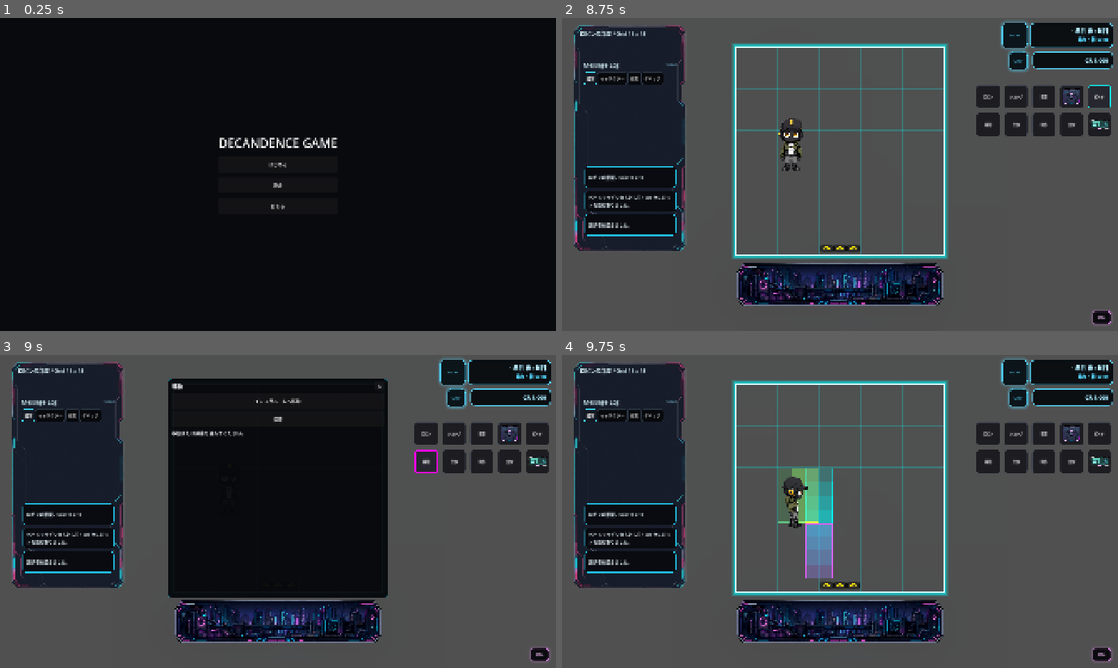
Above: before the commit, frames 1-4 (two rows, left to right).
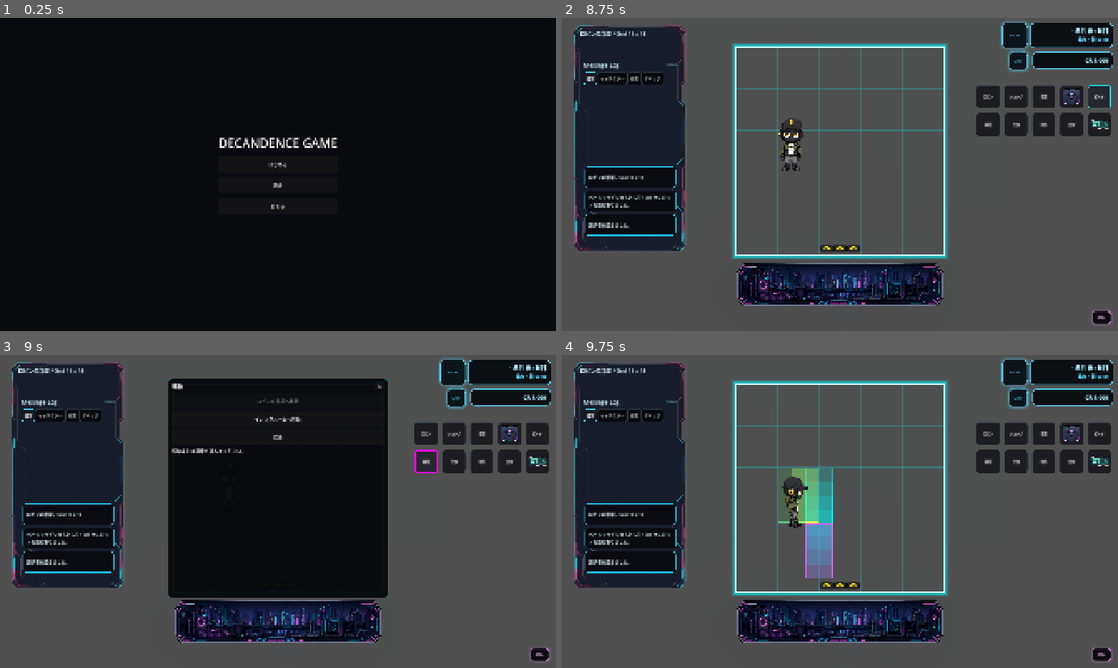
Above: after the commit, the same moments.

Repository: grimoire1089-coder/optimistic
Game: Godot game, scene res://Scenes/Boot/TitleScene.tscn
The game is run twice, just before and just after one commit, with the same random seed, the same clock (stepped at 60 frames per second) and the same inputs. Sound files missing from this copy of the repository are replaced by a short silence.
Inputs (mouse positions are in pixels of both pictures, inside the frame that each line leads up to):
- Up to frame 1 (0.25 s): no input
- Up to frame 2 (8.75 s): click "はじめる" at 0.5 s; click "ロビン" at 1.25 s; click "制作" at 2 s; click "設定" at 2.75 s; click "フルスクリーン" at 3.5 s; click "閉じる" at 4.25 s; click "ショップ" at 5 s; click "書籍" at 5.75 s; click (1073, 96) at 6.5 s; click "ビルド" at 7.25 s; click "ビルド中" at 8 s
- Up to frame 3 (9 s): click "移動" at 8.75 s
- Up to frame 4 (9.75 s): click "インフラルームへ移動" at 9.5 s

Frames 1-2 are identical in both runs. In frame 3, 0.5% of the frame differs, in the area x 30-55%, y 13-32%; in frame 4, nothing differs.

Commit message:
Show book-unlocked travel destinations in move menu

Diff:
--- a/Scripts/UI/HUD/MoveMenu.gd
+++ b/Scripts/UI/HUD/MoveMenu.gd
@@ -3,6 +3,7 @@
 
 const MAP_ID_ROBIN_ROOM: StringName = &"robin_room"
 const MAP_ID_INFRASTRUCTURE_ROOM: StringName = &"infrastructure_room"
+const MAP_ID_CAPSULE_FARM_MUSHROOM_DISTRICT: StringName = &"capsule_farm_mushroom_district"
 const MENU_SIZE := Vector2(760.0, 760.0)
 const MENU_OFFSET_LEFT := 580.0
 const MENU_OFFSET_TOP := 80.0
@@ -19,6 +20,9 @@
 @onready var explore_action_button: Button = $MarginContainer/Rows/ActionList/ExploreActionButton
 @onready var detail_label: Label = $MarginContainer/Rows/DetailLabel
 
+var _destination_buttons: Array[Button] = []
+var _book_library: Node
+
 
 func _ready() -> void:
 	visible = false
@@ -26,15 +30,18 @@
 	if not is_in_group(&"move_menu"):
 		add_to_group(&"move_menu")
 	close_button.pressed.connect(close_menu)
-	move_action_button.pressed.connect(_on_move_action_pressed)
+	if move_action_button != null:
+		move_action_button.visible = false
+		move_action_button.disabled = true
 	explore_action_button.pressed.connect(_on_explore_action_pressed)
-	_refresh_move_action_button()
+	_connect_book_library_signal()
+	_refresh_destination_buttons()
 
 
 func open_menu() -> void:
 	visible = true
 	_apply_shop_aligned_layout()
-	_refresh_move_action_button()
+	_refresh_destination_buttons()
 	detail_label.text = "移動または探索を選んでください。"
 
 
@@ -49,48 +56,176 @@
 	open_menu()
 
 
-func _on_move_action_pressed() -> void:
-	_refresh_move_action_button()
+func _on_destination_button_pressed(destination: Dictionary) -> void:
+	var target_map_id := _get_map_id_from_destination(destination)
+	if target_map_id == &"":
+		detail_label.text = "移動先データが壊れています。"
+		return
+	if target_map_id == _get_active_map_id():
+		detail_label.text = "すでに%sにいます。" % _get_destination_display_name(destination)
+		_refresh_destination_buttons()
+		return
+
+	if _try_entrance_travel(target_map_id):
+		detail_label.text = "%sへ移動中です。" % _get_destination_display_name(destination)
+		close_menu()
+		return
+
+	if _try_direct_travel(target_map_id):
+		detail_label.text = "%sへ移動しました。" % _get_destination_display_name(destination)
+		close_menu()
+		return
+
+	detail_label.text = "移動先のマップがまだ準備できていません: %s" % _get_destination_display_name(destination)
+	_refresh_destination_buttons()
+
+
+func _on_explore_action_pressed() -> void:
+	detail_label.text = "探索はまだ準備中です。"
+
+
+func _refresh_destination_buttons() -> void:
+	_clear_destination_buttons()
+	var destinations := _get_available_destinations()
+	var active_map_id := _get_active_map_id()
+
+	for destination in destinations:
+		var button := _create_destination_button(destination, active_map_id)
+		_destination_buttons.append(button)
+		action_list.add_child(button)
+		if explore_action_button != null:
+			action_list.move_child(button, maxi(action_list.get_child_count() - 2, 0))
+
+	if visible:
+		if destinations.is_empty():
+			detail_label.text = "現在選べる移動先がありません。"
+		else:
+			detail_label.text = "移動先を選んでください。"
+
+
+func _clear_destination_buttons() -> void:
+	for button in _destination_buttons:
+		if button != null and is_instance_valid(button):
+			button.queue_free()
+	_destination_buttons.clear()
+
+
+func _create_destination_button(destination: Dictionary, active_map_id: StringName) -> Button:
+	var target_map_id := _get_map_id_from_destination(destination)
+	var display_name := _get_destination_display_name(destination)
+	var description := String(destination.get("description", ""))
+
+	var button := Button.new()
+	button.custom_minimum_size = Vector2(280, 56)
+	button.size_flags_horizontal = Control.SIZE_EXPAND_FILL
+	button.mouse_default_cursor_shape = Control.CURSOR_POINTING_HAND
+	button.focus_mode = Control.FOCUS_NONE
+	button.text = "%sへ移動" % display_name
+	button.tooltip_text = description
+	button.disabled = target_map_id == active_map_id
+	button.pressed.connect(Callable(self, "_on_destination_button_pressed").bind(destination))
+	return button
+
+
+func _get_available_destinations() -> Array[Dictionary]:
+	var destinations: Array[Dictionary] = []
+	var added_map_ids := {}
+
+	_add_destination(
+		destinations,
+		added_map_ids,
+		MAP_ID_ROBIN_ROOM,
+		"ロビンの部屋",
+		"いつもの生活拠点へ戻ります。"
+	)
+	_add_destination(
+		destinations,
+		added_map_ids,
+		MAP_ID_INFRASTRUCTURE_ROOM,
+		"インフラルーム",
+		"設備や都市インフラに近い管理区画へ移動します。"
+	)
+
+	for destination in _get_book_unlocked_destinations():
+		var map_id := _get_map_id_from_destination(destination)
+		var display_name := String(destination.get("display_name", String(map_id)))
+		var description := String(destination.get("description", ""))
+		_add_destination(destinations, added_map_ids, map_id, display_name, description)
+
+	return destinations
+
+
+func _add_destination(
+	destinations: Array[Dictionary],
+	added_map_ids: Dictionary,
+	map_id: StringName,
+	display_name: String,
+	description: String = ""
+) -> void:
+	if map_id == &"" or added_map_ids.has(map_id):
+		return
+	added_map_ids[map_id] = true
+	destinations.append({
+		"map_id": map_id,
+		"display_name": display_name,
+		"description": description,
+	})
+
+
+func _get_book_unlocked_destinations() -> Array[Dictionary]:
+	var library := _resolve_book_library()
+	if library == null or not library.has_method("get_unlocked_travel_destinations"):
+		return []
+	var value: Variant = library.call("get_unlocked_travel_destinations")
+	if value is Array:
+		var destinations: Array[Dictionary] = []
+		for raw_destination in value:
+			if raw_destination is Dictionary:
+				destinations.append(raw_destination)
+		return destinations
+	return []
+
+
+func _try_entrance_travel(target_map_id: StringName) -> bool:
 	var robin := _get_robin()
 	if robin == null or not robin.has_method("request_entrance_travel"):
-		detail_label.text = "ロビンの移動処理が見つかりません。"
-		return
-
-	var target_map_id := _get_next_target_map_id()
+		return false
+
 	var active_map := _get_active_map()
 	var entrance := _find_entrance_for_target(active_map, target_map_id)
 	if entrance == null:
-		detail_label.text = "移動先につながるエントランスが見つかりません。"
-		return
-
-	if robin.call("request_entrance_travel", entrance, target_map_id) == true:
-		detail_label.text = "%sへ移動中です。" % _get_target_display_name(target_map_id)
-		close_menu()
-		return
-
-	detail_label.text = "今は移動できません。"
-
-
-func _on_explore_action_pressed() -> void:
-	detail_label.text = "探索はまだ準備中です。"
-
-
-func _refresh_move_action_button() -> void:
-	if move_action_button == null:
-		return
-	move_action_button.text = "%sへ移動" % _get_target_display_name(_get_next_target_map_id())
-
-
-func _get_next_target_map_id() -> StringName:
-	var active_map_id := _get_active_map_id()
-	if active_map_id == MAP_ID_INFRASTRUCTURE_ROOM:
-		return MAP_ID_ROBIN_ROOM
-	return MAP_ID_INFRASTRUCTURE_ROOM
+		return false
+
+	return robin.call("request_entrance_travel", entrance, target_map_id) == true
+
+
+func _try_direct_travel(target_map_id: StringName) -> bool:
+	var travel_module := _get_map_travel_module()
+	if travel_module == null or not travel_module.has_method("travel_to_map"):
+		return false
+	travel_module.call("travel_to_map", target_map_id, true)
+	return _get_active_map_id() == target_map_id
+
+
+func _get_map_id_from_destination(destination: Dictionary) -> StringName:
+	var value: Variant = destination.get("map_id", &"")
+	if value is StringName:
+		return value
+	return StringName(String(value))
+
+
+func _get_destination_display_name(destination: Dictionary) -> String:
+	var display_name := String(destination.get("display_name", ""))
+	if not display_name.is_empty():
+		return display_name
+	return _get_target_display_name(_get_map_id_from_destination(destination))
 
 
 func _get_target_display_name(target_map_id: StringName) -> String:
 	if target_map_id == MAP_ID_INFRASTRUCTURE_ROOM:
 		return "インフラルーム"
+	if target_map_id == MAP_ID_CAPSULE_FARM_MUSHROOM_DISTRICT:
+		return "カプセルファーム きのこ採取地区"
 	return "ロビンの部屋"
 
 
@@ -159,6 +294,27 @@
 	return scene_root.get_node_or_null("MainSceneMapTravelModule")
 
 
+func _connect_book_library_signal() -> void:
+	var library := _resolve_book_library()
+	if library == null:
+		return
+	var callable := Callable(self, "_on_book_library_changed")
+	if not library.is_connected("library_changed", callable):
+		library.connect("library_changed", callable)
+
+
+func _resolve_book_library() -> Node:
+	if _book_library != null and is_instance_valid(_book_library):
+		return _book_library
+	_book_library = get_node_or_null("/root/BookLibrary")
+	return _book_library
+
+
+func _on_book_library_changed() -> void:
+	if visible:
+		_refresh_destination_buttons()
+
+
 func _apply_shop_aligned_layout() -> void:
 	custom_minimum_size = MENU_SIZE
 	anchor_left = 0.0
